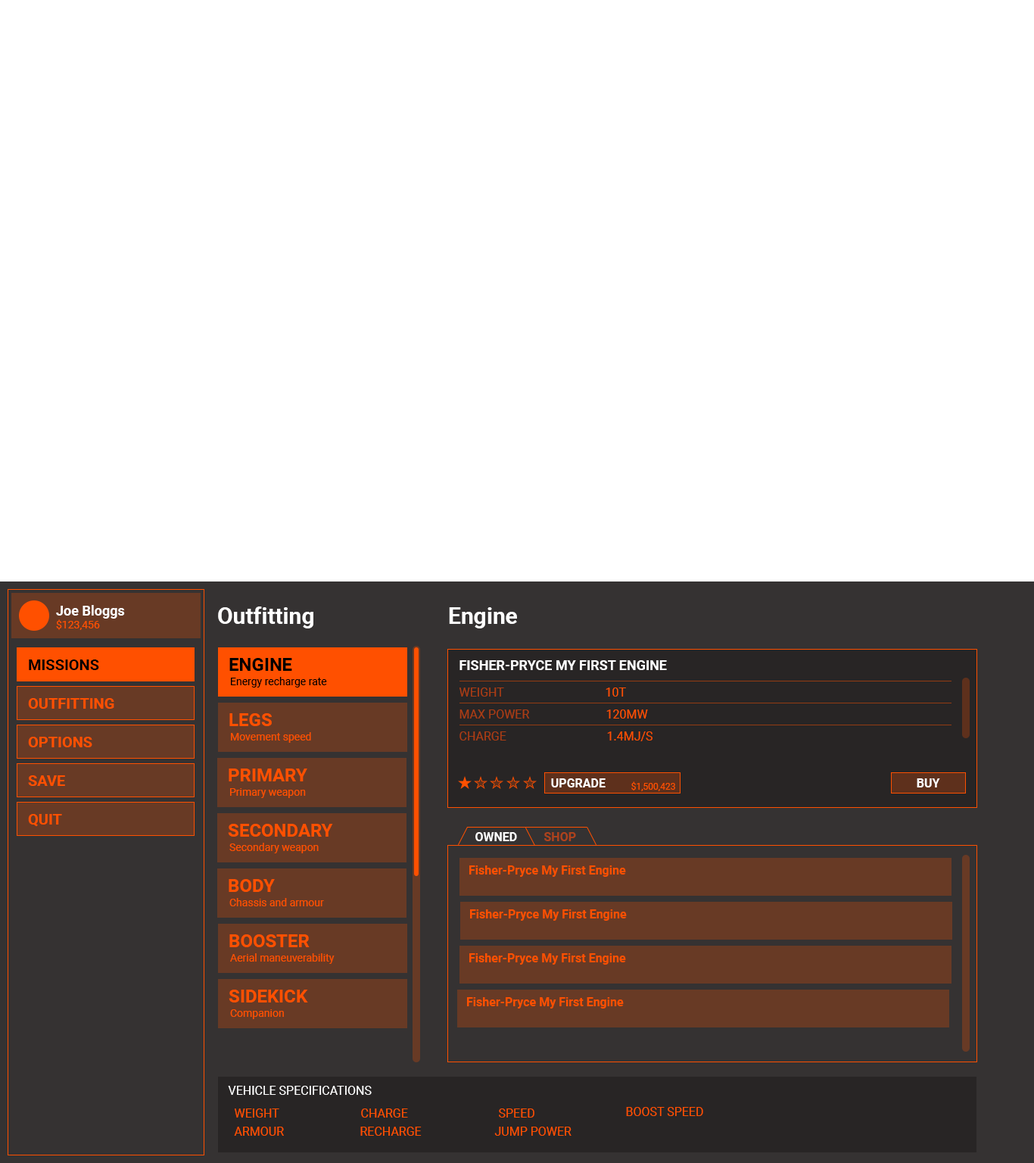
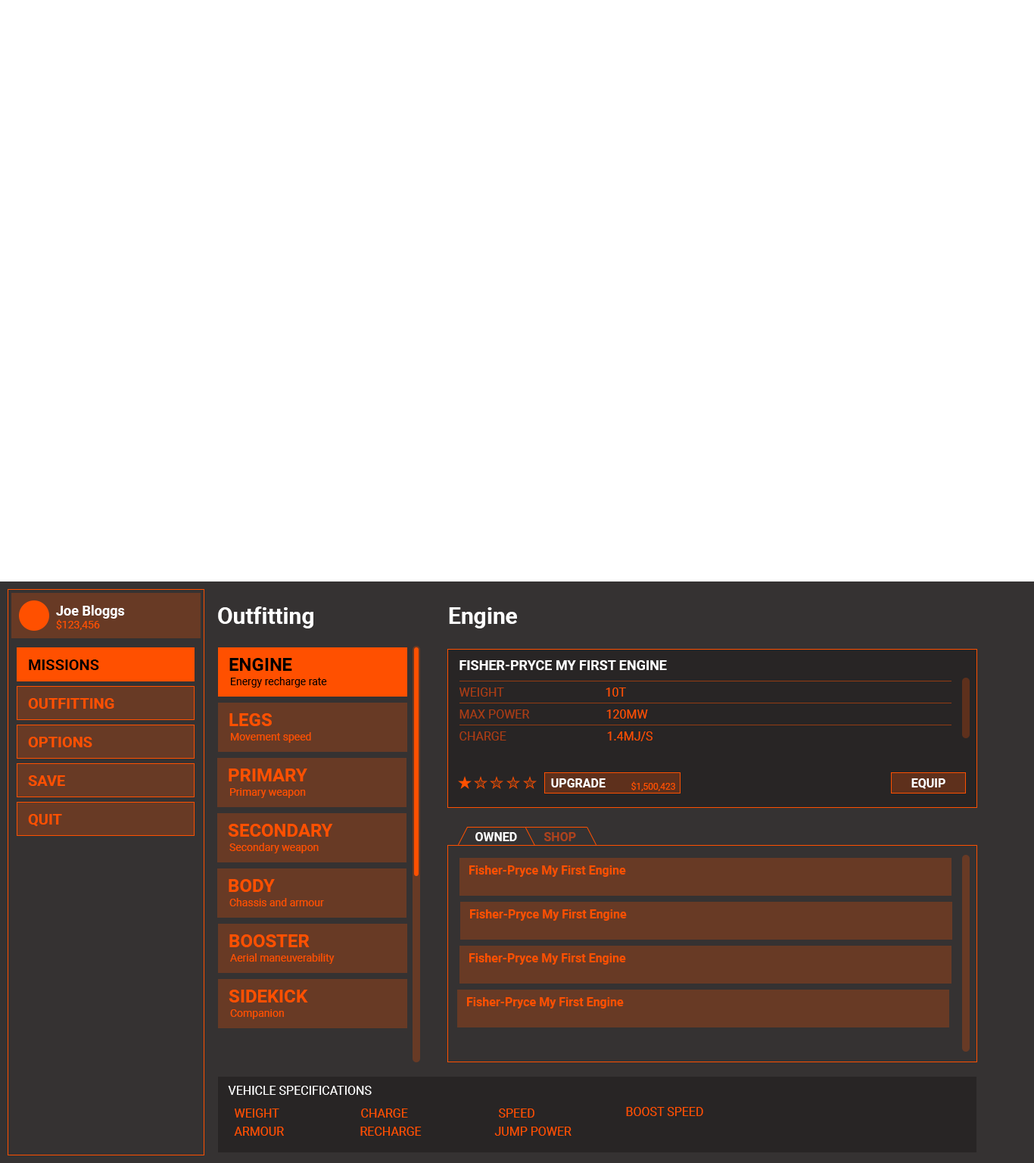
Layered file, before and after one edit (1034×1163). Changes by layer:
added layer "EQUIP" in group "upgrade button" over [911, 778, 946, 790]
hid "BUY" over [917, 778, 941, 788]
